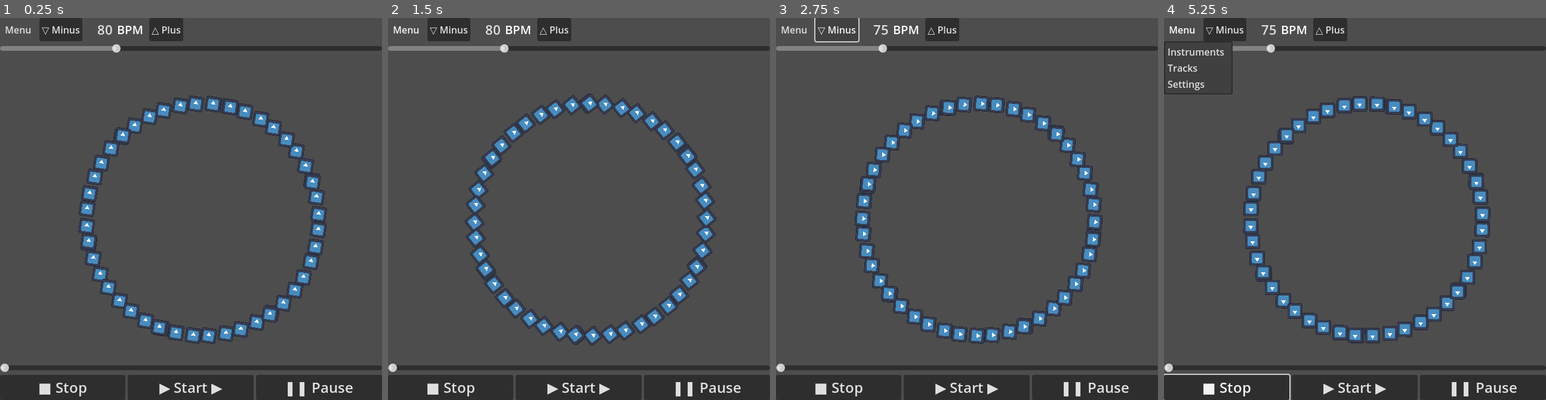
Above: before the commit, frames 1-4 (left to right).
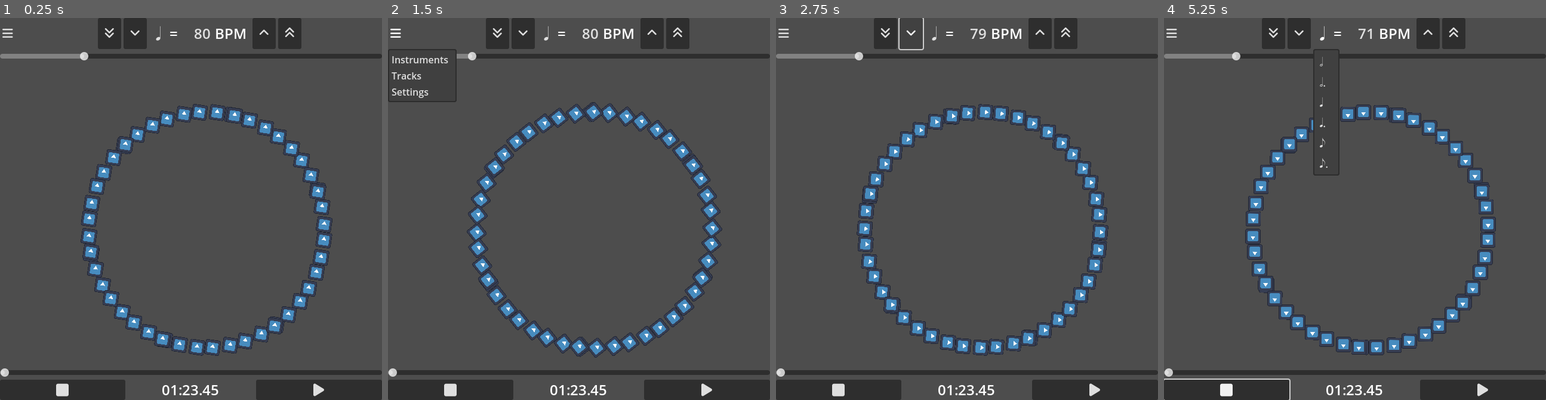
Above: after the commit, the same moments.

Repository: bfxdev/groove-coach
Game: Godot game, scene res://main.tscn
The game is run twice, just before and just after one commit, with the same random seed, the same clock (stepped at 60 frames per second) and the same inputs. The engine's default icon, where the game draws it, is replaced by a stand-in: a white triangle on a blue panel in a dark square.
Inputs (mouse positions are in pixels of both pictures, inside the frame that each line leads up to):
- Up to frame 1 (0.25 s): no input
- Up to frame 2 (1.5 s): click (407, 29) at 0.5 s, where only the run before the commit has a clickable "Menu"; click "Menu" (after the commit: "") at 1.25 s
- Up to frame 3 (2.75 s): click "▽ Minus" (after the commit: "") at 2 s
- Up to frame 4 (5.25 s): click (1274, 33) at 2.75 s, where only the run after the commit has a clickable ""; click "△ Plus" (after the commit: "") at 3.5 s; click "■ Stop" (after the commit: "■") at 4.25 s; click "Menu" (after the commit: "𝅘𝅥") at 5 s

The runs differ from the first frame. In frame 1, 18% of the frame differs, in the area x 0-100%, y 0-100%; in frame 2, 18%; in frame 3, 17%; in frame 4, 18%.

Commit message:
Metronome operational

Diff:
--- /dev/null
+++ b/fonts/web_icon_font.tres
@@ -0,0 +1,7 @@
+[gd_resource type="Theme" load_steps=2 format=3 uid="uid://b5xur41rvk53e"]
+
+[ext_resource type="FontFile" uid="uid://b0vwxobp3ciqn" path="res://fonts/fa-solid-900.woff2" id="1_1w3h5"]
+
+[resource]
+Button/font_sizes/font_size = 20
+Button/fonts/font = ExtResource("1_1w3h5")
--- /dev/null
+++ b/integer_ratio.gd
@@ -0,0 +1,14 @@
+class_name IntegerRatio
+
+var numerator: int
+var denominator: int
+
+func _init(num: int, den: int):
+	numerator = num
+	denominator = den
+
+func to_float() -> float:
+	return float(numerator) / denominator
+
+func _to_string() -> String:
+	return str(numerator) + "/" + str(denominator)
--- a/main.gd
+++ b/main.gd
@@ -3,13 +3,14 @@
 @onready var tempo_editor = %TempoEditor
 @onready var start_button= %StartButton
 
+
 var running:bool = false
 var current_beat:float = 0.0
+var current_bar:int = 0
 
 # https://en.wikipedia.org/wiki/Swing_time
 
 var default_swing_ratio:float = 1.0
-
 
 var default_swing_reciprocal_note_value:int = 8
 
@@ -32,7 +33,26 @@
 	bar.add_note(3, 1, 33)
 	bar.add_note(4, 1, 33)
 
-	print("Current tempo:", tempo_editor.tempo)
+
+func _process(delta: float) -> void:
+	if running:
+
+		# Updates the current beat based on the tempo
+		var previous_beat = current_beat
+		current_beat += delta * tempo_editor.tempo / 60.0
+		if current_beat >= 4.0:
+			current_beat -= 4.0
+			previous_beat -= 4.0
+		print("Current beat:", current_beat)
+
+		if previous_beat <= 0.0 and current_beat > 0.0:
+			instrument.play_sound(34)  # Play beat sound
+
+		if previous_beat <= 1.0 and current_beat > 1.0 or \
+		   previous_beat <= 2.0 and current_beat > 2.0 or \
+		   previous_beat <= 3.0 and current_beat > 3.0:
+			# Play the beat sound when crossing the first beat of the bar
+			instrument.play_sound(33)  # Play click sound
 
 
 func _on_resized() -> void:
@@ -44,13 +64,13 @@
 
 
 func _on_stop_button_pressed() -> void:
-	instrument.play_sound(34)
+	running = false
+	current_beat = 0.0
 
 
 func _on_start_button_pressed() -> void:
-	instrument.play_sound(33)
+	running = true
 
 
 func _on_pause_button_pressed() -> void:
-	instrument.play_sound(34)
-	instrument.play_sound(33)
+	running = false
--- a/main.tscn
+++ b/main.tscn
@@ -1,7 +1,8 @@
-[gd_scene load_steps=4 format=3 uid="uid://2jon2o7g32r8"]
+[gd_scene load_steps=5 format=3 uid="uid://2jon2o7g32r8"]
 
 [ext_resource type="Script" uid="uid://j0lqklmh10md" path="res://main.gd" id="1_0xm2m"]
 [ext_resource type="Script" uid="uid://dvk7opw2n07ad" path="res://tempo_editor.gd" id="2_0xm2m"]
+[ext_resource type="Theme" uid="uid://b5xur41rvk53e" path="res://fonts/web_icon_font.tres" id="2_1bvp3"]
 [ext_resource type="PackedScene" uid="uid://b1vktehnfxkvp" path="res://clock_viewer.tscn" id="3_h2yge"]
 
 [node name="Main" type="Control"]
@@ -28,7 +29,8 @@
 
 [node name="MenuButton" type="MenuButton" parent="VBoxContainer/HFlowContainer"]
 layout_mode = 2
-text = " Menu "
+theme = ExtResource("2_1bvp3")
+text = ""
 item_count = 3
 popup/item_0/text = "Instruments"
 popup/item_0/id = 1
@@ -40,9 +42,10 @@
 [node name="TempoEditor" type="VBoxContainer" parent="VBoxContainer/HFlowContainer"]
 unique_name_in_owner = true
 layout_mode = 2
-size_flags_horizontal = 3
+size_flags_horizontal = 6
 script = ExtResource("2_0xm2m")
 min_tempo = 20
+max_tempo = 300
 
 [node name="HBoxContainer" type="HBoxContainer" parent="VBoxContainer/HFlowContainer/TempoEditor"]
 layout_mode = 2
@@ -56,29 +59,63 @@
 [node name="HBoxContainer" type="HBoxContainer" parent="VBoxContainer/HFlowContainer/TempoEditor/HBoxContainer/MarginContainer"]
 layout_mode = 2
 
+[node name="TempoMinus5" type="Button" parent="VBoxContainer/HFlowContainer/TempoEditor/HBoxContainer/MarginContainer/HBoxContainer"]
+layout_mode = 2
+theme = ExtResource("2_1bvp3")
+text = "  "
+
 [node name="TempoMinus" type="Button" parent="VBoxContainer/HFlowContainer/TempoEditor/HBoxContainer/MarginContainer/HBoxContainer"]
 layout_mode = 2
-text = "▽ Minus"
+theme = ExtResource("2_1bvp3")
+text = "  "
+
+[node name="MenuButton" type="MenuButton" parent="VBoxContainer/HFlowContainer/TempoEditor/HBoxContainer/MarginContainer/HBoxContainer"]
+layout_mode = 2
+theme_override_font_sizes/font_size = 24
+text = " 𝅘𝅥 "
+item_count = 6
+popup/item_0/text = " 𝅗𝅥 "
+popup/item_0/id = 0
+popup/item_1/text = " 𝅗𝅥. "
+popup/item_1/id = 1
+popup/item_2/text = " 𝅘𝅥 "
+popup/item_2/id = 2
+popup/item_3/text = " 𝅘𝅥. "
+popup/item_3/id = 3
+popup/item_4/text = " 𝅘𝅥𝅮 "
+popup/item_4/id = 4
+popup/item_5/text = " 𝅘𝅥𝅮. "
+popup/item_5/id = 5
+
+[node name="LabelEqual" type="Label" parent="VBoxContainer/HFlowContainer/TempoEditor/HBoxContainer/MarginContainer/HBoxContainer"]
+layout_mode = 2
+theme_override_font_sizes/font_size = 24
+text = "="
 
 [node name="TempoValue" type="LineEdit" parent="VBoxContainer/HFlowContainer/TempoEditor/HBoxContainer/MarginContainer/HBoxContainer"]
 unique_name_in_owner = true
 layout_mode = 2
 theme_override_constants/minimum_character_width = 2
-theme_override_font_sizes/font_size = 22
+theme_override_font_sizes/font_size = 24
 text = "222"
 alignment = 2
 max_length = 3
-expand_to_text_length = true
 flat = true
 
 [node name="LabelBPM" type="Label" parent="VBoxContainer/HFlowContainer/TempoEditor/HBoxContainer/MarginContainer/HBoxContainer"]
 layout_mode = 2
-theme_override_font_sizes/font_size = 20
+theme_override_font_sizes/font_size = 24
 text = "BPM "
 
 [node name="TempoPlus" type="Button" parent="VBoxContainer/HFlowContainer/TempoEditor/HBoxContainer/MarginContainer/HBoxContainer"]
 layout_mode = 2
-text = "△ Plus"
+theme = ExtResource("2_1bvp3")
+text = "  "
+
+[node name="TempoPlus5" type="Button" parent="VBoxContainer/HFlowContainer/TempoEditor/HBoxContainer/MarginContainer/HBoxContainer"]
+layout_mode = 2
+theme = ExtResource("2_1bvp3")
+text = "  "
 
 [node name="TempoSlider" type="HSlider" parent="VBoxContainer"]
 unique_name_in_owner = true
@@ -108,28 +145,41 @@
 unique_name_in_owner = true
 layout_mode = 2
 size_flags_horizontal = 3
+theme = ExtResource("2_1bvp3")
 theme_override_font_sizes/font_size = 24
-text = "■ Stop"
+text = "■"
+
+[node name="Label" type="Label" parent="VBoxContainer/ControlButtons"]
+layout_mode = 2
+size_flags_horizontal = 3
+theme_override_font_sizes/font_size = 24
+text = " 01:23.45 "
+horizontal_alignment = 1
 
 [node name="StartButton" type="Button" parent="VBoxContainer/ControlButtons"]
 unique_name_in_owner = true
 layout_mode = 2
 size_flags_horizontal = 3
+theme = ExtResource("2_1bvp3")
 theme_override_font_sizes/font_size = 24
-text = "▶ Start ▶️"
+text = "▶"
 
 [node name="PauseButton" type="Button" parent="VBoxContainer/ControlButtons"]
 unique_name_in_owner = true
+visible = false
 layout_mode = 2
 size_flags_horizontal = 3
+theme = ExtResource("2_1bvp3")
 theme_override_font_sizes/font_size = 24
-text = "❚❚ Pause"
+text = "⏸"
 
 [connection signal="resized" from="." to="." method="_on_resized"]
+[connection signal="pressed" from="VBoxContainer/HFlowContainer/TempoEditor/HBoxContainer/MarginContainer/HBoxContainer/TempoMinus5" to="VBoxContainer/HFlowContainer/TempoEditor" method="_on_tempo_minus_5_pressed"]
 [connection signal="pressed" from="VBoxContainer/HFlowContainer/TempoEditor/HBoxContainer/MarginContainer/HBoxContainer/TempoMinus" to="VBoxContainer/HFlowContainer/TempoEditor" method="_on_tempo_minus_pressed"]
 [connection signal="focus_exited" from="VBoxContainer/HFlowContainer/TempoEditor/HBoxContainer/MarginContainer/HBoxContainer/TempoValue" to="VBoxContainer/HFlowContainer/TempoEditor" method="_on_tempo_value_focus_exited"]
 [connection signal="text_submitted" from="VBoxContainer/HFlowContainer/TempoEditor/HBoxContainer/MarginContainer/HBoxContainer/TempoValue" to="VBoxContainer/HFlowContainer/TempoEditor" method="_on_tempo_value_text_submitted"]
 [connection signal="pressed" from="VBoxContainer/HFlowContainer/TempoEditor/HBoxContainer/MarginContainer/HBoxContainer/TempoPlus" to="VBoxContainer/HFlowContainer/TempoEditor" method="_on_tempo_plus_pressed"]
+[connection signal="pressed" from="VBoxContainer/HFlowContainer/TempoEditor/HBoxContainer/MarginContainer/HBoxContainer/TempoPlus5" to="VBoxContainer/HFlowContainer/TempoEditor" method="_on_tempo_plus_5_pressed"]
 [connection signal="value_changed" from="VBoxContainer/TempoSlider" to="VBoxContainer/HFlowContainer/TempoEditor" method="_on_tempo_slider_value_changed"]
 [connection signal="pressed" from="VBoxContainer/ControlButtons/StopButton" to="." method="_on_stop_button_pressed"]
 [connection signal="pressed" from="VBoxContainer/ControlButtons/StartButton" to="." method="_on_start_button_pressed"]
--- a/tempo_editor.gd
+++ b/tempo_editor.gd
@@ -36,13 +36,22 @@
 func _on_tempo_slider_value_changed(value: float) -> void:
 	_update_user_interface(int(value))
 
-func _on_tempo_plus_pressed() -> void:
+func _on_tempo_minus_5_pressed() -> void:
+	@warning_ignore("integer_division")
+	_update_user_interface(5*int((tempo-5)/5))
+
+func _on_tempo_minus_pressed() -> void:
+	_update_user_interface(tempo-1)
+
+func _on_tempo_plus_5_pressed() -> void:
 	@warning_ignore("integer_division")
 	_update_user_interface(5*int((tempo+5)/5))
 
-func _on_tempo_minus_pressed() -> void:
-	@warning_ignore("integer_division")
-	_update_user_interface(5*int((tempo-5)/5))
+func _on_tempo_plus_pressed() -> void:
+	_update_user_interface(tempo+1)
+
+
+
 
 func _on_tempo_value_text_changed(new_text: String) -> void:
 	var new_value: int = int(new_text)
--- a/track.gd
+++ b/track.gd
@@ -3,79 +3,29 @@
 # https://www.quora.com/What-is-the-difference-between-4-4-time-and-2-2-time-and-how-does-this-affect-the-music
 # https://fr.wikipedia.org/wiki/Notes_in%C3%A9gales
 
-
-# Class representing a musical track, which contains bars and notes
+## Class representing a musical track, which contains bars and notes
 class_name Track
 
-class TrackNote:
-
-	# The time at which the note starts in beats within the bar
-	# This is the beat number (starting at 1), not the time in seconds, and is kept as a fraction
-	# to allow for more precise timing and display as a classical music score.
-	# For example, if the note starts at the second beat of the bar, this would be 2/1.
-	var start_beat_numerator:int
-	var start_beat_denominator:int
-
-	# The accent of the note, which determines how strongly it is played, from -2 to 2
-	# Normal accent is 0, stronger accents can be positive, and weaker accents can be negative
-	var accent:int = 0
-
-	# The sound of the note corresponding to the selected instrument or its mapping
-	var sound:int
-
-	# The duration of the note, in beats (not used in this implementation)
-	# var duration_beat_numerator:int
-	# var duration_beat_denominator:int
-
-	# The pitch of the note, in MIDI note number (not used in this implementation)
-	# var pitch:int = 0
-
-class Bar:
-
-	# The time signature can be set differently for each bar
-	# https://en.wikipedia.org/wiki/Time_signature
-
-	# Times signature: The upper numeral indicates how many of the note values constitute a bar
-	var beat_count:int = 4
-
-	# Time signature: The lower numeral indicates the note value that the signature is counting.
-	# This number is always a power of 2, usually 2, 4 or 8, but less often 16 is also used, usually
-	# in Baroque music. 2 corresponds to the half note (minim), 4 to the quarter note (crotchet),
-	# 8 to the eighth note (quaver), 16 to the sixteenth note (semiquaver).
-	# https://en.wikipedia.org/wiki/Note_value
-	var beat_reciprocal_note_value:int = 4
-
-	# The unordered list of notes in this bar (ordered by their start time)
-	var notes:Array[TrackNote] = []
-
-	# Add a note to the bar
-	func add_note(beat_numerator:int, beat_denominator:int, sound:int, accent:int=0) -> TrackNote:
-		var note:TrackNote = TrackNote.new()
-		note.start_beat_numerator = beat_numerator
-		note.start_beat_denominator = beat_denominator
-		note.accent = accent
-		note.sound = sound
-		notes.append(note)
-		return note
-
-# The instrument of this track, which determines the sound of the notes
+## Instrument of this track, which determines the sound of the notes
 var instrument:Instrument
 
-# The ordered list of bars in this track
-var bars:Array[Bar] = []
+## Ordered list of bars in this track
+var bars:Array[TrackBar] = []
 
-# The name of the track, which is used for display purposes
+## Name of the track, which is used for display purposes
 var display_name:String = "Track"
 
-# Adds an empty bar to the track
-func add_bar(beat_count:int, beat_reciprocal_note_value:int) -> Bar:
-	var bar:Bar = Bar.new()
+## Adds an empty bar to the track
+func add_bar(beat_count:int, beat_reciprocal_note_value:int) -> TrackBar:
+	var bar:TrackBar = TrackBar.new()
 	bar.beat_count = beat_count
 	bar.beat_reciprocal_note_value = beat_reciprocal_note_value
 	bars.append(bar)
 	return bar
 
-# Class constructor
+## Class constructor
 func _init(init_display_name:String, init_instrument:Instrument) -> void:
 	self.display_name = init_display_name
 	self.instrument = init_instrument
+
+## Returns the
--- /dev/null
+++ b/track_bar.gd
@@ -0,0 +1,30 @@
+extends Node
+
+# https://www.quora.com/What-is-the-difference-between-4-4-time-and-2-2-time-and-how-does-this-affect-the-music
+# https://fr.wikipedia.org/wiki/Notes_in%C3%A9gales
+
+## Class representing a bar in a musical track
+class_name TrackBar
+
+# The time signature can be set differently for each bar
+# https://en.wikipedia.org/wiki/Time_signature
+
+## Times signature: The upper numeral indicates how many of the note values constitute a bar
+var beat_count:int = 4
+
+# Time signature: The lower numeral indicates the note value that the signature is counting.
+# This number is always a power of 2, usually 2, 4 or 8, but less often 16 is also used, usually
+# in Baroque music. 2 corresponds to the half note (minim), 4 to the quarter note (crotchet),
+# 8 to the eighth note (quaver), 16 to the sixteenth note (semiquaver).
+# https://en.wikipedia.org/wiki/Note_value
+var beat_reciprocal_note_value:int = 4
+
+# List of notes in this bar ordered by their start beat
+var notes:Array[TrackNote] = []
+
+# Add a note to the bar
+func add_note(beat_numerator:int, beat_denominator:int, sound:int, accent:int=0) -> TrackNote:
+	var note:TrackNote = TrackNote.new(sound, accent)
+	note.start_beat = IntegerRatio.new(beat_numerator, beat_denominator)
+	notes.append(note)
+	return note
--- /dev/null
+++ b/track_note.gd
@@ -0,0 +1,27 @@
+## Class representing a note in a bar on a musical track
+class_name TrackNote
+
+# The time at which the note starts in beats within the bar
+# This is the beat number (starting at 1), not the time in seconds, and is kept as a fraction
+# to allow for more precise timing and display as a classical music score.
+# For example, if the note starts at the second beat of the bar, this would be 2/1.
+# The value is initialized only when the note is placed in a bar
+var start_beat:IntegerRatio
+
+## Duration of the note in beats (not used in this implementation)
+var duration:IntegerRatio
+
+## Sound of the note corresponding to the selected instrument or its mapping
+var sound:int
+
+## Accent of the note, which determines how strongly it is played, from -2 to 2
+## Normal accent is 0, stronger accents can be positive, and weaker accents can be negative
+var accent:int = 0
+
+## Pitch of the note, in MIDI note number (not used in this implementation)
+var pitch:int = 0
+
+## Class constructor
+func _init(init_sound:int, init_accent:int=0) -> void:
+	accent = init_accent
+	sound = init_sound
Not shown, changed: export_presets.cfg
Binary file added: fonts/fa-solid-900.woff2
Not shown, added: fonts/fa-solid-900.woff2.import
Binary file removed: grid.jpg
Not shown, removed: grid.jpg.import
Not shown, added: integer_ratio.gd.uid
Not shown, added: track_bar.gd.uid
Not shown, added: track_note.gd.uid
Not shown, changed: .gitignore
Not shown, changed: dist/groove-coach.apk
Not shown, changed: dist/groove-coach.apk.idsig
Not shown, changed: dist/groove-coach.pck
(and 4 more such lines)
